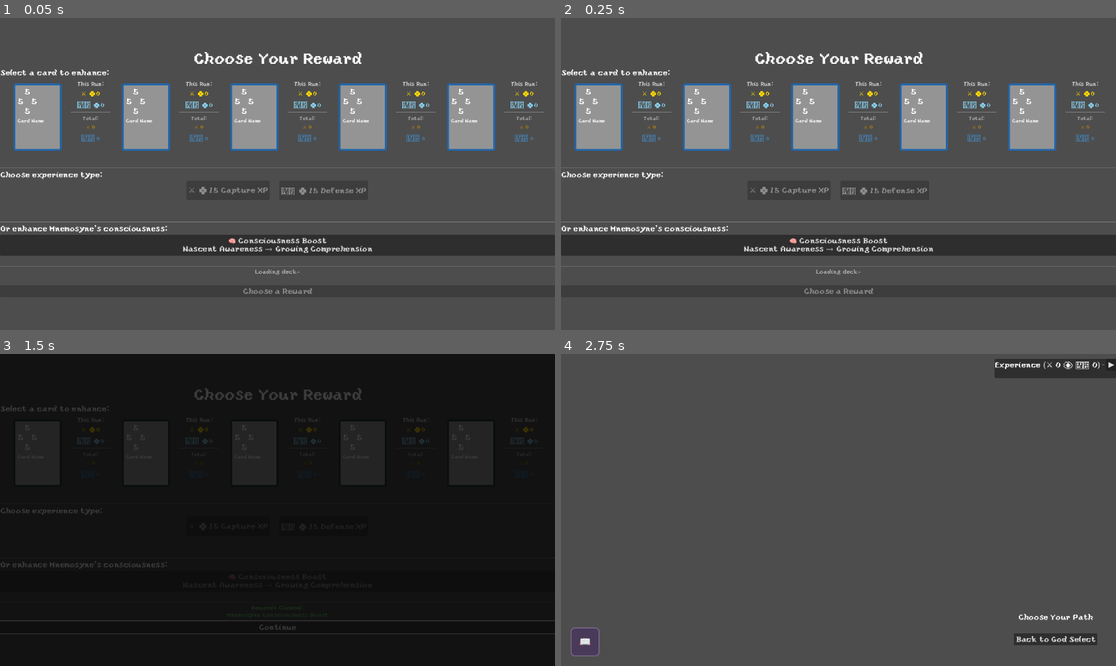
Above: before the commit, frames 1-4 (two rows, left to right).
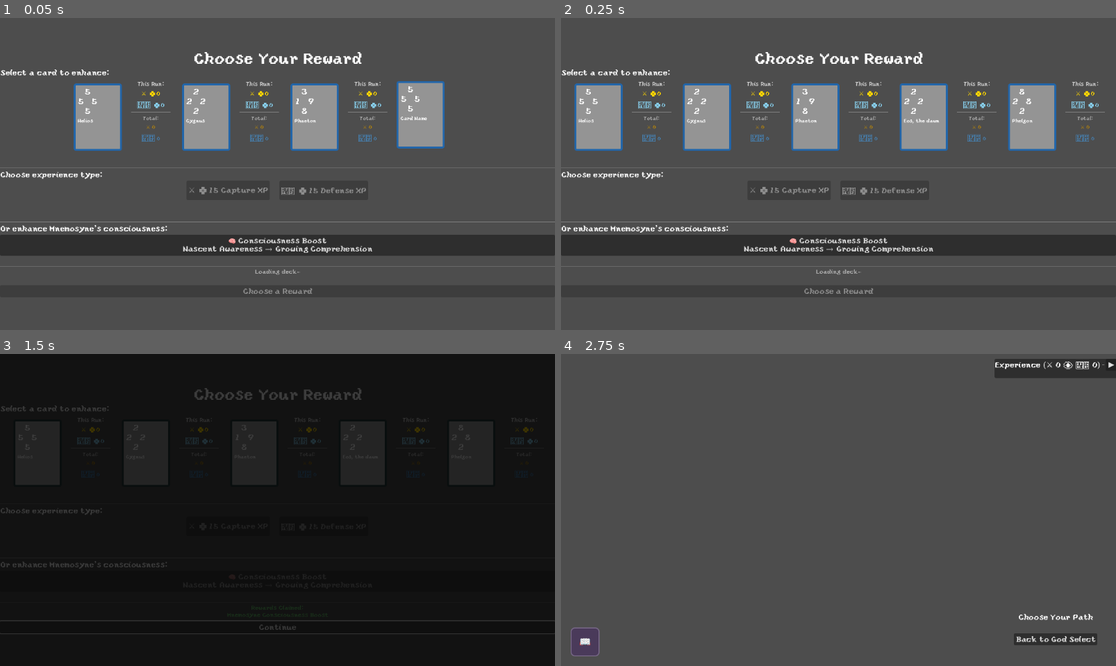
Above: after the commit, the same moments.

Repository: leslieharding/Mnemosyne
Game: Godot game, scene res://Scenes/RewardScreen.tscn
The game is run twice, just before and just after one commit, with the same random seed, the same clock (stepped at 60 frames per second) and the same inputs. This scene is started directly instead of the project's main scene.
Inputs (mouse positions are in pixels of both pictures, inside the frame that each line leads up to):
- Up to frame 1 (0.05 s): no input
- Up to frame 2 (0.25 s): no input
- Up to frame 3 (1.5 s): click "🧠 Consciousness Boost Nascent…" at 0.5 s; click "Continue" at 1.25 s
- Up to frame 4 (2.75 s): tap Enter (ui_accept) at 2, 2.27 s; move the mouse to (960, 494) at 2.02 s; hold Right (ui_right) from 2.03 s (still down); click (960, 494) at 2.17 s

The runs differ from the first frame. In frame 1, 17% of the frame differs, in the area x 2-98%, y 20-43%; in frame 2, 0.3%; in frame 3, less than 0.1%; in frame 4, nothing differs.
Error before the commit: Attempt to call function 'get_node_or_null' in base 'null instance' on a null instance. (res://Scripts/card_level_helper.gd:9)
Error after the commit: Invalid access to property or key 'nodes' on a base object of type 'Nil'. (res://Scripts/run_map.gd:106)

Commit message:
implementing card levels still

Diff:
--- a/Resources/card_resource.gd
+++ b/Resources/card_resource.gd
@@ -58,4 +58,22 @@
 	var level_desc = get_level_data(level).description
 	return level_desc if level_desc != "" else description
 
-# ... rest of existing methods stay the same ...
+# Check if card has a specific ability type at given level
+func has_ability_type(trigger_type: CardAbility.TriggerType, level: int = 1) -> bool:
+	var available_abilities = get_effective_abilities(level)
+	for ability in available_abilities:
+		if ability.trigger_condition == trigger_type:
+			return true
+	return false
+
+# Get all available abilities for a specific level
+func get_available_abilities(level: int = 1) -> Array[CardAbility]:
+	return get_effective_abilities(level)
+
+# Execute abilities of a specific trigger type
+func execute_abilities(trigger_type: CardAbility.TriggerType, context: Dictionary, level: int = 1):
+	var available_abilities = get_effective_abilities(level)
+	for ability in available_abilities:
+		if ability.trigger_condition == trigger_type:
+			print("Executing ability: ", ability.ability_name, " for ", card_name)
+			ability.execute(context)
--- a/Scripts/card_battle_manager.gd
+++ b/Scripts/card_battle_manager.gd
@@ -296,11 +296,13 @@
 		card_info_panel.visible = true
 		card_info_panel.modulate.a = 0.0
 
-		# Create grace period timer
+		# Create grace period timer and add it to the scene
 		panel_grace_timer = Timer.new()
 		panel_grace_timer.wait_time = GRACE_PERIOD_DURATION
 		panel_grace_timer.one_shot = true
 		panel_grace_timer.timeout.connect(_on_grace_period_expired)
+
+		# Add timer to the scene tree
 		add_child(panel_grace_timer)
 
 		print("Card info panel fade system initialized")
@@ -1053,7 +1055,12 @@
 		tutorial_dialog.confirmed.connect(_on_tutorial_finished, CONNECT_ONE_SHOT)
 		return
 
-	var tracker = get_node("/root/BossPredictionTrackerAutoload")
+	# Safety check - ensure we're still in the scene tree
+	if not is_inside_tree():
+		print("Warning: end_game called when not in scene tree")
+		return
+
+	var tracker = get_node_or_null("/root/BossPredictionTrackerAutoload")
 	if tracker:
 		tracker.stop_recording()
 
@@ -1119,9 +1126,8 @@
 			record_god_experience()
 
 			# Trigger conversation flags based on battle outcome
-			if has_node("/root/ConversationManagerAutoload"):
-				var conv_manager = get_node("/root/ConversationManagerAutoload")
-
+			var conv_manager = get_node_or_null("/root/ConversationManagerAutoload")
+			if conv_manager:
 				# Check if this was a boss battle
 				if is_boss_battle:
 					print("Triggering first_boss_loss conversation")
@@ -1157,27 +1163,25 @@
 			restart_round()
 			return  # Exit early, don't proceed with normal end game logic
 
-	# Record the enemy encounter in memory journal
+	# Record the enemy encounter in memory journal - with safety check
 	record_enemy_encounter(victory)
 
-	# Record god experience (you used this god in battle)
+	# Record god experience (you used this god in battle) - with safety check
 	record_god_experience()
 
-	# Check for god unlocks after recording the encounter
+	# Check for god unlocks after recording the encounter - with safety check
 	check_god_unlocks()
 
-	# Trigger conversation flags based on battle outcome
-	if has_node("/root/ConversationManagerAutoload"):
-		var conv_manager = get_node("/root/ConversationManagerAutoload")
-
-		if not victory:
-			# Check if this was a boss battle
-			if is_boss_battle:
-				print("Triggering first_boss_loss conversation")
-				conv_manager.trigger_conversation("first_boss_loss")
-			else:
-				print("Triggering first_run_defeat conversation")
-				conv_manager.trigger_conversation("first_run_defeat")
+	# Trigger conversation flags based on battle outcome - with safety check
+	var conv_manager = get_node_or_null("/root/ConversationManagerAutoload")
+	if conv_manager and not victory:
+		# Check if this was a boss battle
+		if is_boss_battle:
+			print("Triggering first_boss_loss conversation")
+			conv_manager.trigger_conversation("first_boss_loss")
+		else:
+			print("Triggering first_run_defeat conversation")
+			conv_manager.trigger_conversation("first_run_defeat")
 
 	if not victory:
 		# If player loses, show run summary before ending
@@ -2379,6 +2383,11 @@
 	display_player_hand()
 
 func show_reward_screen():
+	# Safety check
+	if not is_inside_tree():
+		print("Warning: show_reward_screen called when not in scene tree")
+		return
+
 	var params = get_scene_params()
 
 	# Check for perfect victory using board ownership
--- a/Scripts/card_display.gd
+++ b/Scripts/card_display.gd
@@ -58,14 +58,29 @@
 
 
 func setup(card: CardResource, level: int = 1, god: String = "", index: int = -1):
+	print("CardDisplay.setup called with:")
+	print("  card: ", card.card_name if card else "NULL")
+	print("  level: ", level)
+	print("  god: ", god)
+	print("  index: ", index)
+
 	card_data = card
 	card_level = level
 	god_name = god
 	card_index = index
+
+	# Immediately update the display
 	update_display()
 
+	print("CardDisplay.setup complete - card_data: ", card_data.card_name if card_data else "NULL")
+
 func update_display():
+	print("CardDisplay.update_display called")
+	print("  card_data: ", card_data.card_name if card_data else "NULL")
+	print("  card_name_label exists: ", card_name_label != null)
+
 	if not card_data:
+		print("ERROR: No card_data in update_display!")
 		return
 
 	# Get effective stats for current level
@@ -74,6 +89,7 @@
 	# Update power values with effective stats
 	if north_power:
 		north_power.text = str(effective_values[0])
+		print("  Set north_power to: ", effective_values[0])
 	if east_power:
 		east_power.text = str(effective_values[1])
 	if south_power:
@@ -84,6 +100,11 @@
 	# Update card name
 	if card_name_label:
 		card_name_label.text = card_data.card_name
+		print("  Set card_name_label to: ", card_data.card_name)
+	else:
+		print("ERROR: card_name_label is null!")
+
+	print("CardDisplay.update_display complete")
 
 # Select this card
 func select():
--- a/Scripts/card_level_helper.gd
+++ b/Scripts/card_level_helper.gd
@@ -6,8 +6,20 @@
 		return get_mnemosyne_card_level()
 
 	# Regular god cards - use experience-based level
-	var global_tracker = Engine.get_singleton("SceneTree").get_node_or_null("/root/GlobalProgressTrackerAutoload")
+	# Get the scene tree and current scene
+	var scene_tree = Engine.get_main_loop() as SceneTree
+	if not scene_tree:
+		print("Warning: Could not access SceneTree in CardLevelHelper")
+		return 1
+
+	var current_scene = scene_tree.current_scene
+	if not current_scene:
+		print("Warning: No current scene in CardLevelHelper")
+		return 1
+
+	var global_tracker = current_scene.get_node_or_null("/root/GlobalProgressTrackerAutoload")
 	if not global_tracker:
+		print("Warning: GlobalProgressTrackerAutoload not found in CardLevelHelper")
 		return 1
 
 	var exp_data = global_tracker.get_card_total_experience(god_name, card_index)
@@ -15,7 +27,15 @@
 	return ExperienceHelpers.calculate_level(total_exp)
 
 static func get_mnemosyne_card_level() -> int:
-	var memory_manager = Engine.get_singleton("SceneTree").get_node_or_null("/root/MemoryJournalManagerAutoload")
+	var scene_tree = Engine.get_main_loop() as SceneTree
+	if not scene_tree:
+		return 1
+
+	var current_scene = scene_tree.current_scene
+	if not current_scene:
+		return 1
+
+	var memory_manager = current_scene.get_node_or_null("/root/MemoryJournalManagerAutoload")
 	if memory_manager:
 		var mnemosyne_data = memory_manager.get_mnemosyne_memory()
 		return mnemosyne_data.get("consciousness_level", 1)
--- a/Scripts/reward_screen.gd
+++ b/Scripts/reward_screen.gd
@@ -62,7 +62,6 @@
 	else:
 		return "Continue"
 
-# Replace the load_deck_data function with synchronous version
 func load_deck_data_sync():
 	print("=== LOADING DECK DATA SYNC ===")
 
@@ -74,7 +73,6 @@
 
 	# Load the god's collection
 	var collection_path = "res://Resources/Collections/" + god_name + ".tres"
-
 
 	if not ResourceLoader.exists(collection_path):
 		print("ERROR: Collection does not exist at: ", collection_path)
@@ -367,9 +365,46 @@
 		# Add card to wrapper
 		card_wrapper.add_child(card_display)
 
-		# Setup the card immediately (no await)
-		var current_level = CardLevelHelper.get_card_current_level(card_index, god_name)
+		# Add to main container first so it's in the scene tree
+		card_with_exp_container.add_child(card_wrapper)
+		cards_container.add_child(card_with_exp_container)
+
+		# Wait one frame to ensure the card display is fully ready before setup
+		await get_tree().process_frame
+
+		# Setup the card - CALCULATE LEVEL DIRECTLY HERE
+		var current_level = 1  # Default level
+
+		# Calculate level directly without using CardLevelHelper
+		if god_name == "Mnemosyne":
+			var memory_manager = get_node_or_null("/root/MemoryJournalManagerAutoload")
+			if memory_manager:
+				var mnemosyne_data = memory_manager.get_mnemosyne_memory()
+				current_level = mnemosyne_data.get("consciousness_level", 1)
+		else:
+			var global_tracker = get_node_or_null("/root/GlobalProgressTrackerAutoload")
+			if global_tracker:
+				var exp_data = global_tracker.get_card_total_experience(god_name, card_index)
+				var total_exp = exp_data["capture_exp"] + exp_data["defense_exp"]
+				current_level = ExperienceHelpers.calculate_level(total_exp)
+
+		# Debug: Print what we're setting up
+		print("Setting up card display with:")
+		print("  Card: ", card.card_name)
+		print("  Level: ", current_level)
+		print("  God: ", god_name)
+		print("  Index: ", card_index)
+
 		card_display.setup(card, current_level, god_name, card_index)
+
+		# Double-check the setup worked
+		if card_display.card_data:
+			print("Card display setup successful - card_data.card_name: ", card_display.card_data.card_name)
+		else:
+			print("ERROR: Card display card_data is null after setup!")
+
+		# Force an update of the display
+		card_display.update_display()
 
 		# Center the card within its wrapper
 		card_display.position = Vector2(5, 5)
@@ -377,12 +412,8 @@
 		# Create experience info display
 		var exp_info_container = create_experience_info_display_sync(card_index, tracker)
 
-		# Add card wrapper and exp info to the horizontal container
-		card_with_exp_container.add_child(card_wrapper)
+		# Add exp info to the horizontal container
 		card_with_exp_container.add_child(exp_info_container)
-
-		# Add the complete container to the cards container
-		cards_container.add_child(card_with_exp_container)
 
 		# Connect selection - using both wrapper and panel for better coverage
 		card_wrapper.gui_input.connect(_on_card_wrapper_input.bind(i))
@@ -459,9 +490,20 @@
 		total_title.horizontal_alignment = HORIZONTAL_ALIGNMENT_CENTER
 		exp_container.add_child(total_title)
 
-		# Get total experience from global tracker
+		# Get total experience from global tracker - SAFER VERSION
 		var params = get_scene_params()
 		var god_name = params.get("god", "Apollo")
+
+		# Check if we're still in the tree before accessing autoloads
+		if not is_inside_tree():
+			var no_total_label = Label.new()
+			no_total_label.text = "Total:\nN/A"
+			no_total_label.add_theme_font_size_override("font_size", 9)
+			no_total_label.add_theme_color_override("font_color", Color("#666666"))
+			no_total_label.horizontal_alignment = HORIZONTAL_ALIGNMENT_CENTER
+			no_total_label.autowrap_mode = TextServer.AUTOWRAP_WORD_SMART
+			exp_container.add_child(no_total_label)
+			return exp_container
 
 		var global_tracker = get_node_or_null("/root/GlobalProgressTrackerAutoload")
 		if global_tracker and is_instance_valid(global_tracker):
@@ -624,16 +666,17 @@
 	return exp_container
 
 func update_mnemosyne_button_text():
-	# Safety check
-	if not get_tree():
-		print("Error: No scene tree in update_mnemosyne_button_text")
+	# Safety check - ensure we're still in the scene tree
+	if not is_inside_tree():
+		print("Error: Not in scene tree in update_mnemosyne_button_text")
 		return
 
 	# Use get_node_or_null instead of has_node check
 	var memory_manager = get_node_or_null("/root/MemoryJournalManagerAutoload")
 	if not memory_manager:
 		print("MemoryJournalManagerAutoload not found for Mnemosyne button update")
-		mnemosyne_button.text = "🧠 Consciousness Boost\n(Memory Manager Unavailable)"
+		if mnemosyne_button:
+			mnemosyne_button.text = "🧠 Consciousness Boost\n(Memory Manager Unavailable)"
 		return
 
 	var mnemosyne_data = memory_manager.get_mnemosyne_memory()
@@ -641,7 +684,8 @@
 	var current_desc = memory_manager.get_consciousness_description(current_level)
 	var next_desc = memory_manager.get_consciousness_description(current_level + 1)
 
-	mnemosyne_button.text = "🧠 Consciousness Boost\n" + current_desc + " → " + next_desc
+	if mnemosyne_button:
+		mnemosyne_button.text = "🧠 Consciousness Boost\n" + current_desc + " → " + next_desc
 
 # Separate input handlers for wrapper and panel
 func _on_card_wrapper_input(event: InputEvent, card_index: int):
@@ -785,6 +829,11 @@
 		print("MemoryJournalManagerAutoload not found!")
 		return
 
+	# Check if we're still in the scene tree
+	if not is_inside_tree():
+		print("Error: Not in scene tree when applying Mnemosyne reward")
+		return
+
 	# Apply consciousness boost
 	var boost_amount = 3
 	memory_manager.add_memory_fragments(boost_amount)
